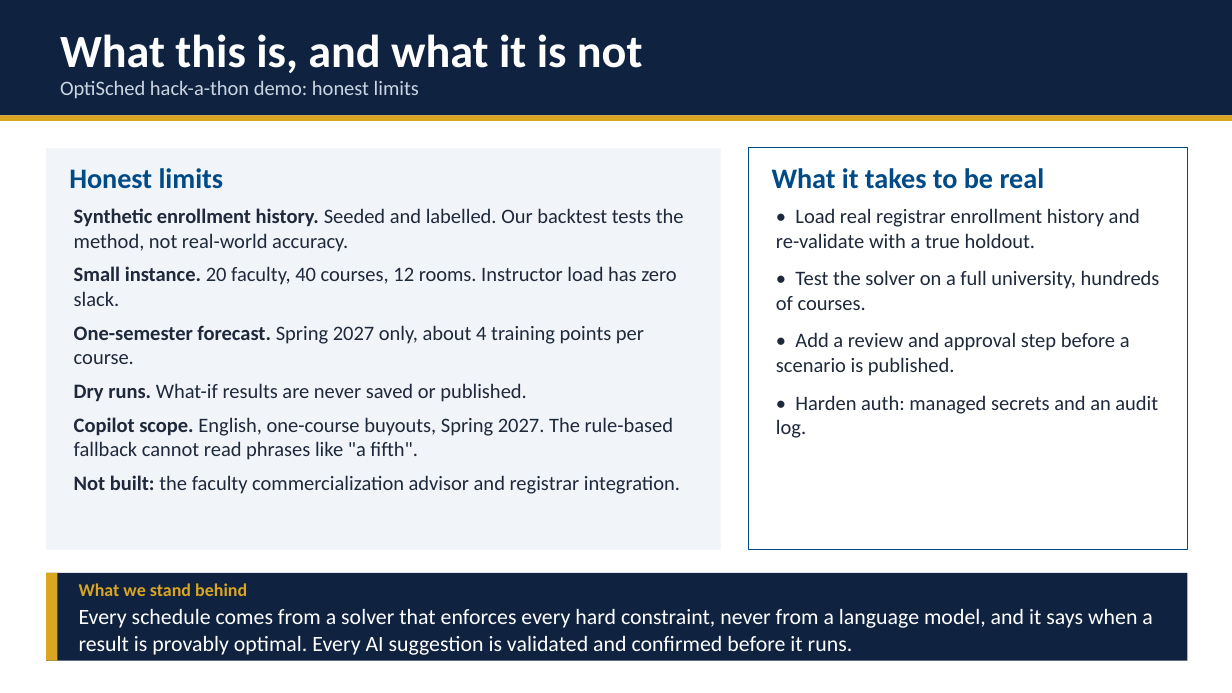
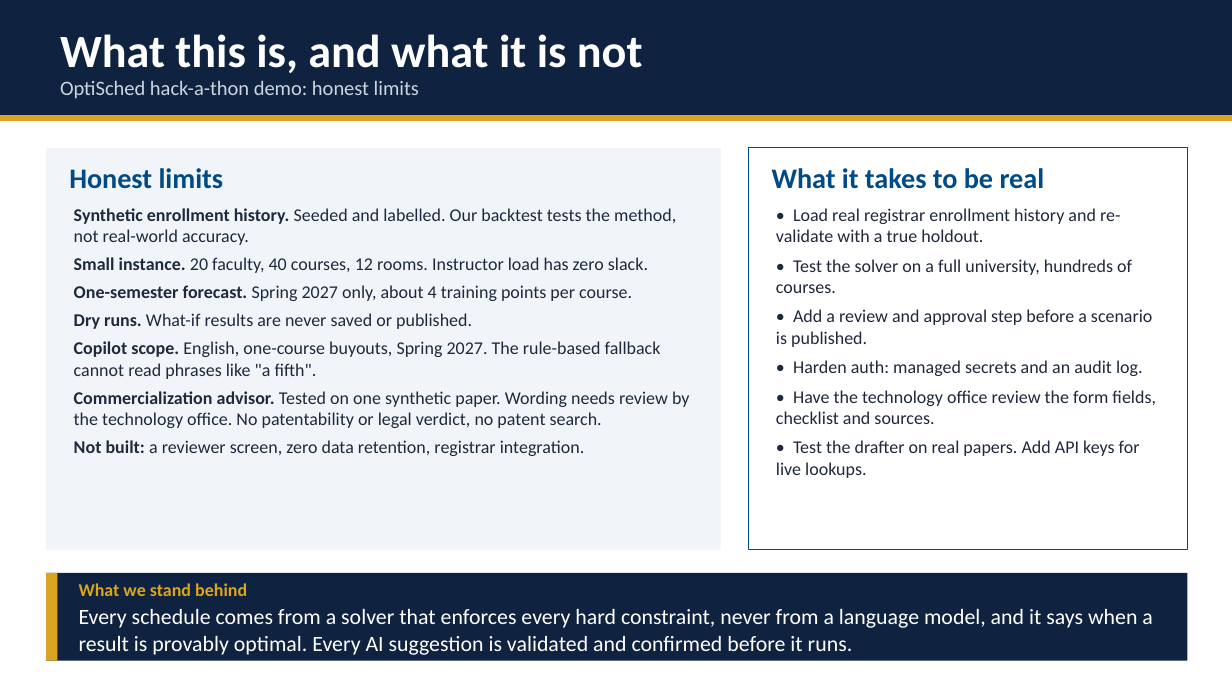
Before and after one commit to JoeDoan/CS5551_Advanced-Software-Engineering-, a slide deck: slide 1 of docs/hackathon/limitations_slide.pptx. Drawn at 1232x693 pixels with LibreOffice and Linux fonts; fonts in the diff are those of the drawing. Boxes give left, top, right and bottom in pixels: in the first picture for what was removed or moved away, otherwise in the second. Text is boxed around its words. In the diff, an @@ line names an element or a change of style, - is before the commit and + after.

```diff
--- a/docs/hackathon/limitations_slide.pptx
+++ b/docs/hackathon/limitations_slide.pptx
@@ text at [74, 208, 676, 379]: size 16 to 14 pt in "Synthetic enrollment history. Seeded and labelled. Our ...", "Small instance. 20 faculty, 40 courses, 12 ...", "One-semester forecast. Spring 2027 only, about 4 ...", "Dry runs. What-if results are never saved ..." and 1 more places; less space between paragraphs @@
@@ text at [776, 208, 1152, 376]: size 16 to 14 pt in "• Load real registrar enrollment history and ...", "• Test the solver on a full ...", "• Add a review and approval step ...", "• Harden auth: managed secrets and an ..."; less space between paragraphs @@
@@ text at [74, 391, 689, 456]: text changed; size 16 to 14 pt @@
-Not built: the faculty commercialization advisor and registrar integration.
+Commercialization advisor. Tested on one synthetic paper. Wording needs review by the technology office. No patentability or legal verdict, no patent search.
+Not built: a reviewer screen, zero data retention, registrar integration.
@@ text at [776, 390, 1156, 478]: paragraphs added @@
+• Have the technology office review the form fields, checklist and sources.
+• Test the drafter on real papers. Add API keys for live lookups.
```
Also in this commit, not shown: 37 other files.
